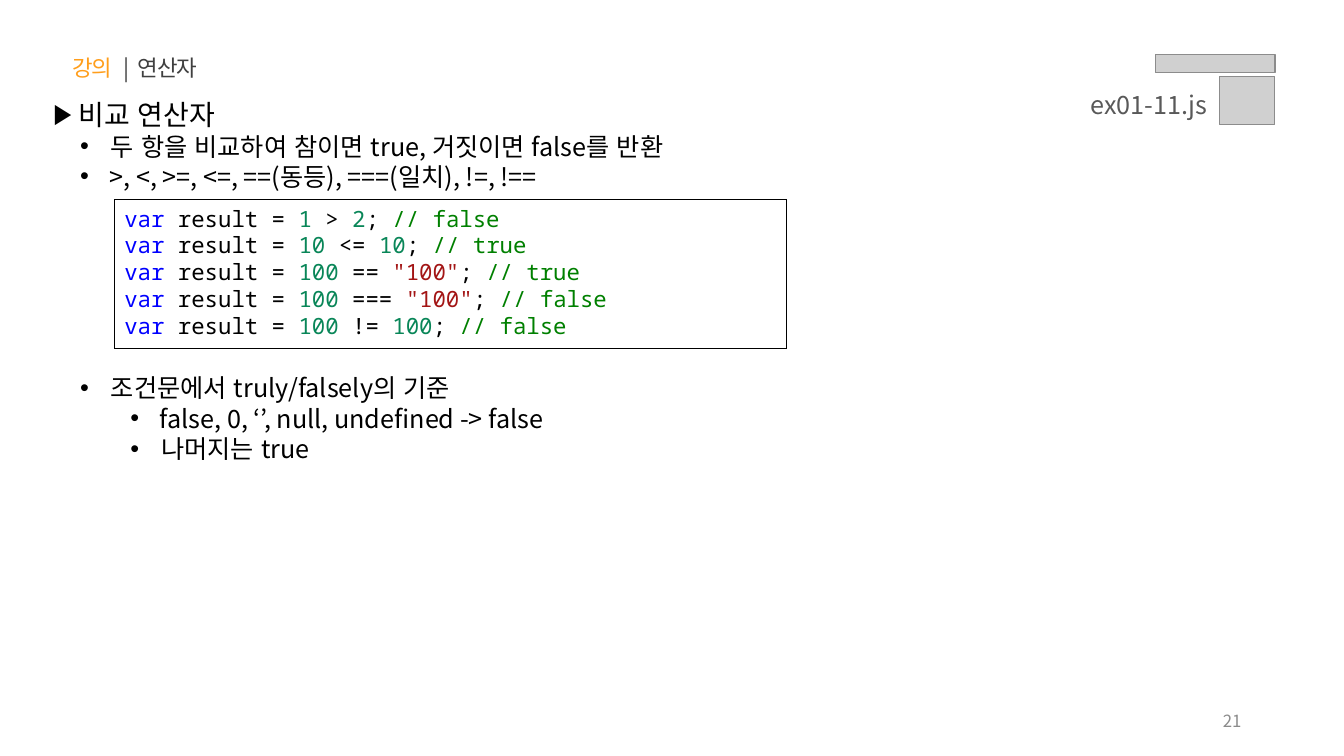
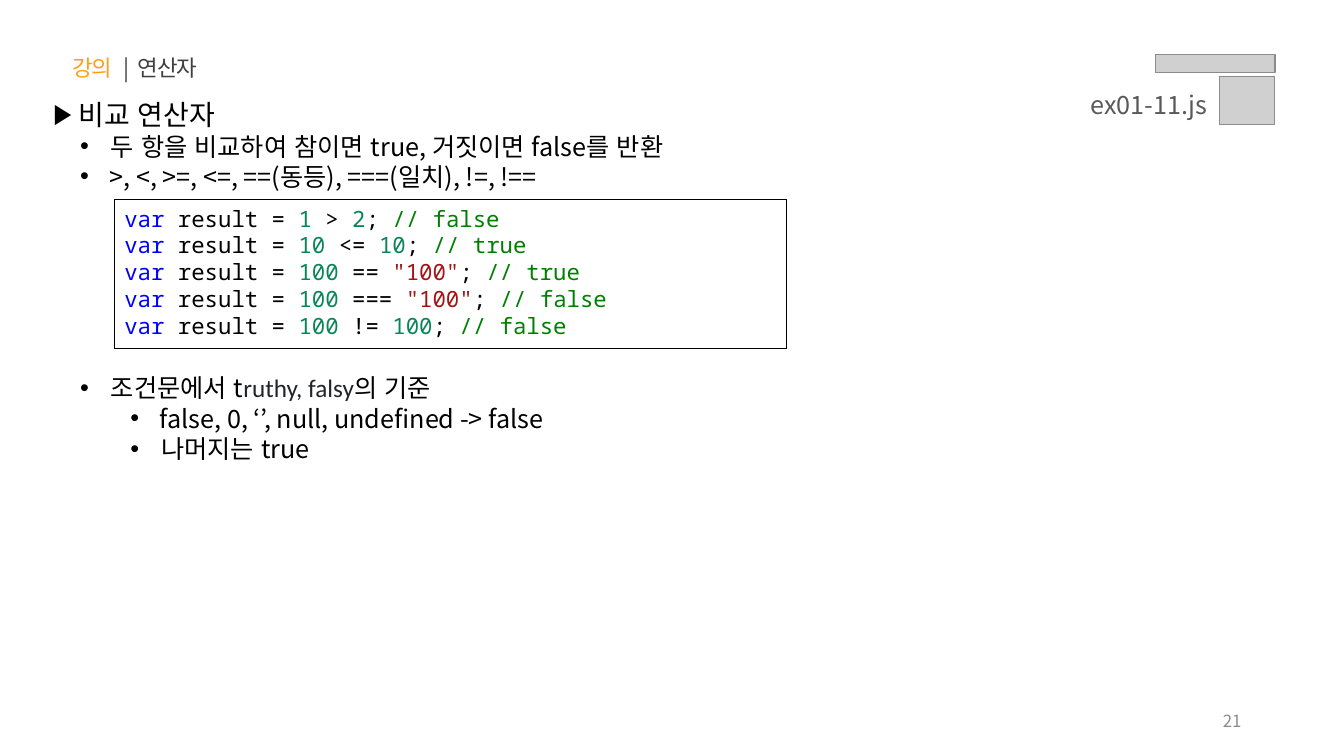
Before and after one commit to jeong0403/learn-JS, a slide deck: slide 21 of PPT/01.자바스크립트 - 기초 문법.pptx. Drawn at 1344x756 pixels with LibreOffice and Linux fonts; fonts in the diff are those of the drawing; grey boxes stand for pictures. Boxes give left, top, right and bottom in pixels: in the first picture for what was removed or moved away, otherwise in the second. Text is boxed around its words. In the diff, an @@ line names an element or a change of style, - is before the commit and + after.

```diff
--- a/PPT/01.자바스크립트 - 기초 문법.pptx
+++ b/PPT/01.자바스크립트 - 기초 문법.pptx
@@ text at <box>111,376,430,401</box>: text changed; font Noto Sans CJK KR to Calibri; text colour #000000 to #212529 @@
-  • 조건문에서 truly/falsely의 기준
+  • 조건문에서 truthy, falsy의 기준
```
Also in this commit, not shown: 1 other slide changed, 5 other files.
